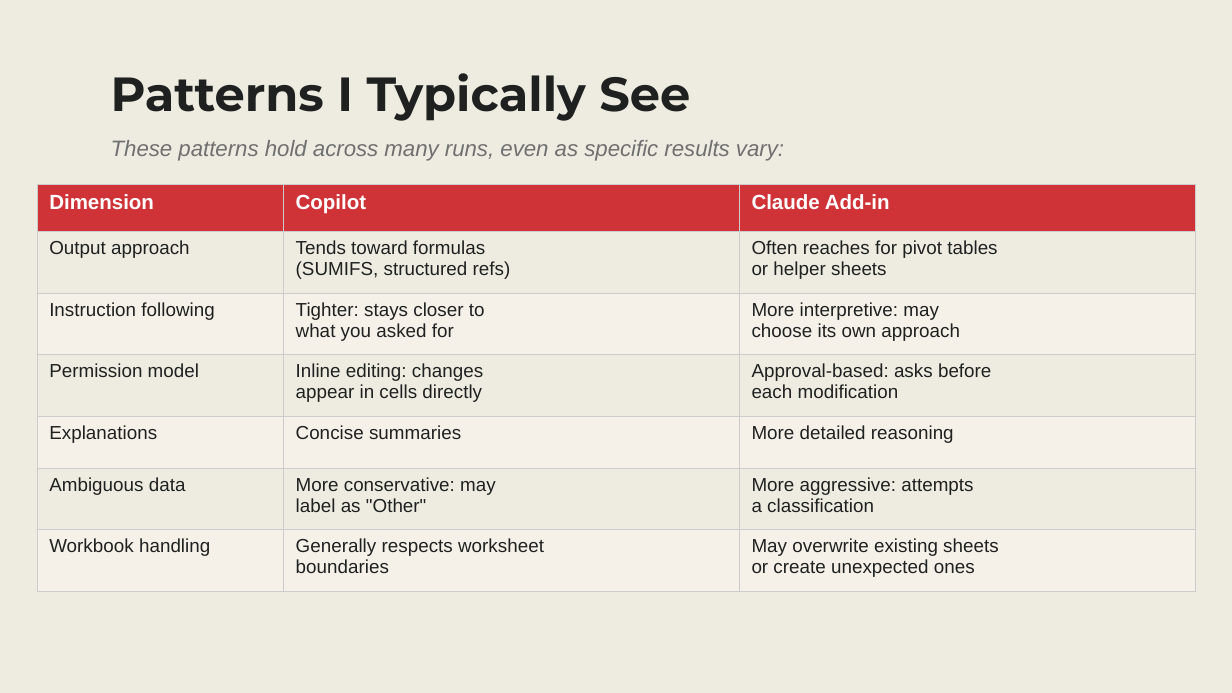
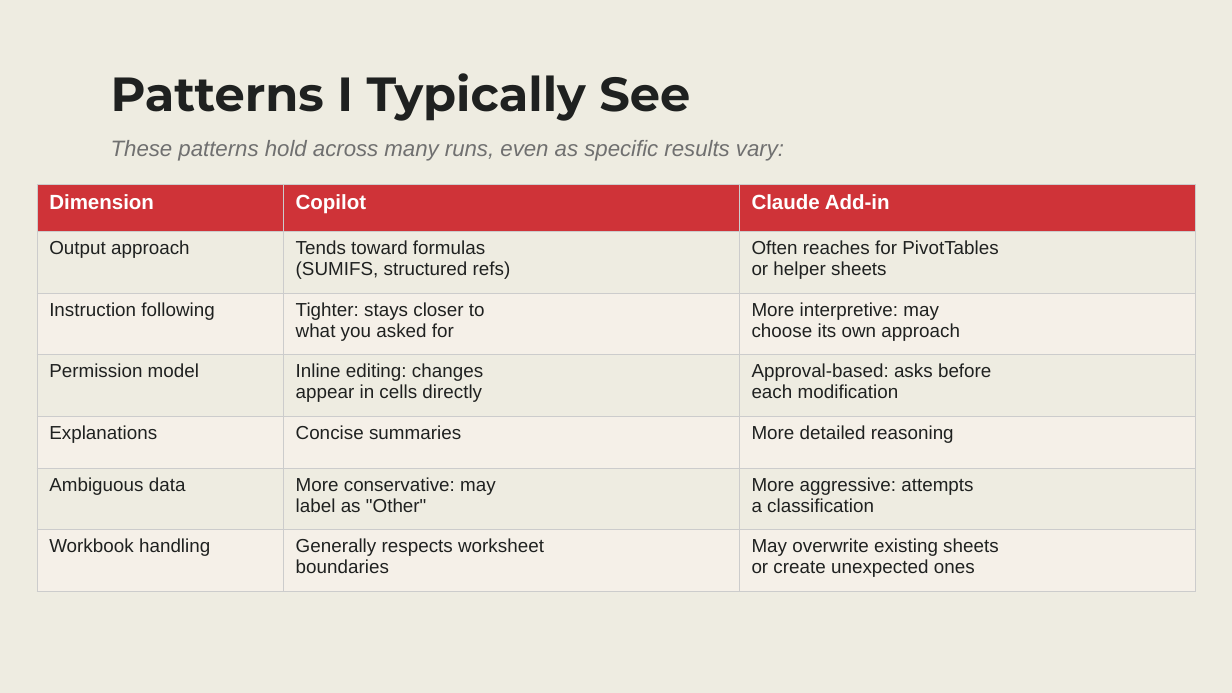
Before and after one commit to stringfestdata/copilot-opus-vs-claude-excel-addin, a slide deck: slide 11 of Copilot vs Claude Slides.pptx. Drawn at 1232x693 pixels with LibreOffice and Linux fonts; fonts in the diff are those of the drawing. Boxes give left, top, right and bottom in pixels: in the first picture for what was removed or moved away, otherwise in the second. Text is boxed around its words. In the diff, an @@ line names an element or a change of style, - is before the commit and + after.

```diff
--- a/Copilot vs Claude Slides.pptx
+++ b/Copilot vs Claude Slides.pptx
@@ table at <box>37,185,1195,591</box> @@
-row 2, column 3: Often reaches for pivot tables / or helper sheets
+row 2, column 3: Often reaches for PivotTables / or helper sheets
```
Also in this commit, not shown: 1 other slide changed.
